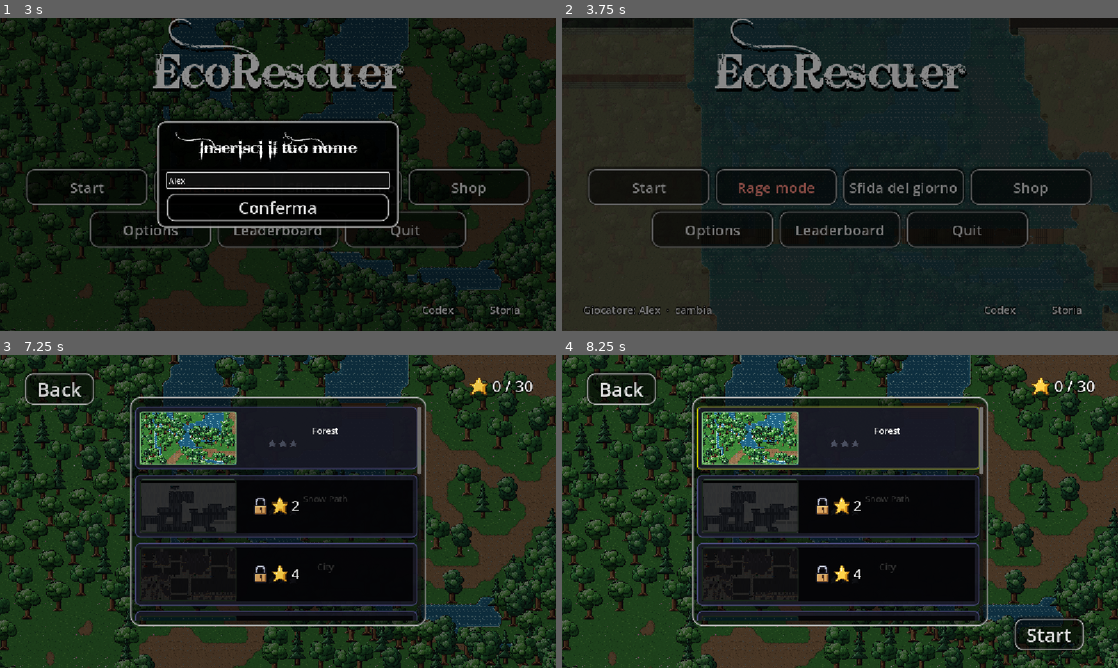
Above: before the commit, frames 1-4 (two rows, left to right).
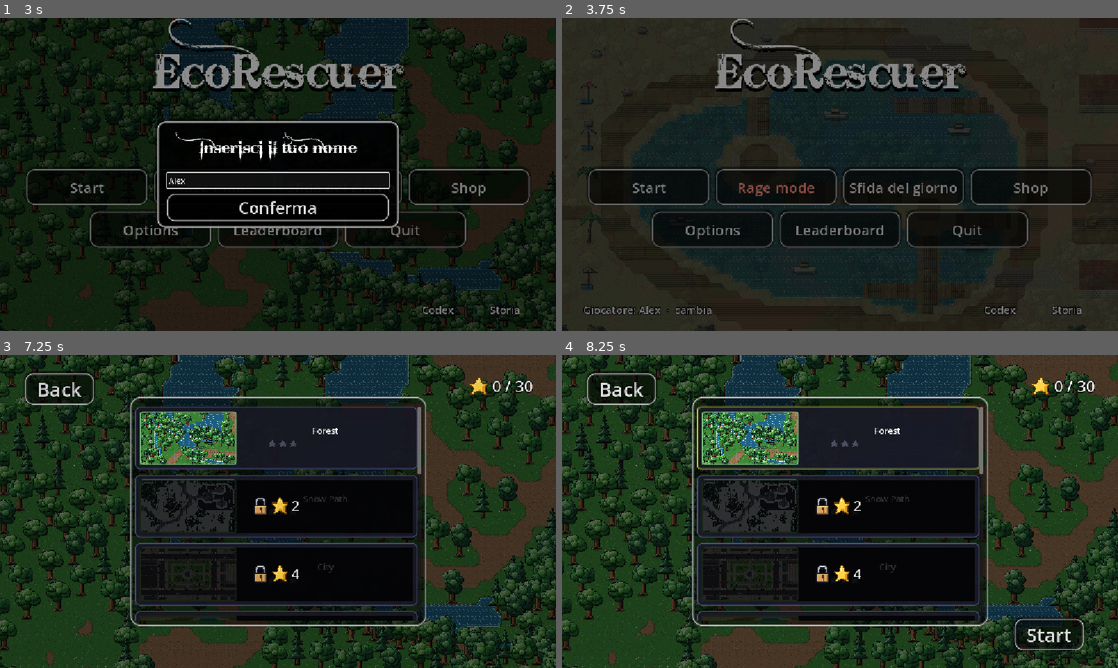
Above: after the commit, the same moments.

Repository: lporta1998-hub/EcoRescuer
Game: Godot game, scene res://main_menu.tscn
The game is run twice, just before and just after one commit, with the same random seed, the same clock (stepped at 60 frames per second) and the same inputs. Sound files missing from this copy of the repository are replaced by a short silence.
Inputs (mouse positions are in pixels of both pictures, inside the frame that each line leads up to):
- Up to frame 1 (3 s): click "Start" at 0.5 s; click (278, 180) at 1.27 s; type "Alex" at 1.35 s; click "Start" at 2 s; click "Rage mode" at 2.75 s
- Up to frame 2 (3.75 s): tap Enter (ui_accept) at 3.5 s; move the mouse to (962, 158) at 3.52 s; hold D (right) from 3.53 s (still down); hold Space (primary) from 3.53 s (still down); click (962, 158) at 3.67 s
- Up to frame 3 (7.25 s): tap Enter (ui_accept) at 3.77 s; release D (right) at 4.25 s; release Space (primary) at 4.25 s; drag from (166, 527) to (250, 574) at 4.27 s; click "Salta" at 5 s; click (216, 455) at 5.77 s; click "Conferma" at 6.5 s
- Up to frame 4 (8.25 s): move the mouse to (895, 442) at 7.27 s; hold D (right) 7.28-8 s; hold Space (primary) 7.28-8 s; click (840, 439) at 8.02 s

Frame 1 is identical in both runs. In frame 2, 14% of the frame differs, in the area x 0-100%, y 0-100%; in frame 3, 1.3%; in frame 4, 1.5%.

Commit message:
Redesign the City, Snow Path, Polluted Lake and AI DataCenter layouts
- City: 3x3 avenue grid with a central park (lawn, trees, fountain,
  benches), tower blocks, alleys, parking lots and a monument plaza.
- Snow Path: readable trail from the valley to the summit, with two
  cliff caves holding chests, a frozen lake with an island and a
  crystal glade.
- Polluted Lake: full redesign around a boardwalk ring, with islands,
  a north depot, a west beach bar, an east fishing village and a south
  dump with junk-heap props.
- AI DataCenter: lobby, spine and cross corridors, six themed halls and
  a core room; walls now use light steel tops and a hatched fill so
  they read clearly as walls.
- BuiltLevel: lawn overlay layer, ';' lawn and 'c' car/junk props.
- Generators, previews, menu backgrounds and chest costs updated.

Co-Authored-By: Claude Opus 5.5 <noreply@anthropic.com>

Diff:
--- a/Misc/Builder/built_level.gd
+++ b/Misc/Builder/built_level.gd
@@ -6,10 +6,12 @@
 ##
 ## Terrain:  .  floor        ,  path / plaza     _  special overlay
 ##           #  wall         ~  water / pool     =  bridge / walkway
+##           ;  lawn (only the themes with a <theme>_grass.png: the City park)
 ##           &  dense mass: forest, machinery, containers, junk (blocks, filled with big props)
 ##           o  decor A      O  decor B          (space = nothing)
 ## Props (sprites, y-sorted with the characters, they block at the base):
 ##           T  big prop     x  medium prop      X  small prop       b  boat (on water)
+##           c  the theme's special prop: parked cars (City), junk heaps (Polluted Lake)
 ## Things (they stand on floor):
 ##           P  player start     S  recycling station    D  secret dossier
 ##           B  trash bag        E  enemy                L  Elite enemy
@@ -68,10 +70,11 @@
 			"X": ["bush_0", "bush_1"], "&": ["tree_0", "tree_1", "tree_2", "tree_3"], "b": []},
 	"snow": {"T": ["pine_0", "pine_1", "pine_2"], "x": ["rock_0", "crystal_0", "crystal_1"], "X": ["crystal_0", "rock_0"],
 			"&": ["pine_0", "pine_1", "pine_2"], "b": []},
-	"city": {"T": ["street_tree_0", "street_tree_1", "lamp_0"], "x": ["bench_0", "dumpster_0", "dumpster_1", "car_0", "car_1"],
-			"X": ["hydrant_0", "lamp_0"], "&": ["street_tree_0", "street_tree_1"], "b": []},
+	"city": {"T": ["street_tree_0", "street_tree_1", "lamp_0"], "x": ["bench_0"],
+			"X": ["hydrant_0", "lamp_0", "dumpster_0", "dumpster_1"], "&": ["street_tree_0", "street_tree_1"], "b": [],
+			"c": ["car_0", "car_1"]},
 	"lake": {"T": ["palm_0", "palm_1", "umbrella_0", "umbrella_1"], "x": ["crates_0", "rock_0"], "X": ["bollard_0", "rock_0"],
-			"&": ["palm_0", "palm_1"], "b": ["boat_0"]},
+			"&": ["palm_0", "palm_1"], "b": ["boat_0"], "c": ["junk_0", "junk_1"]},
 	"datacenter": {"T": ["server_0", "server_1"], "x": ["console_0", "drum_0", "crates_0"], "X": ["drum_0", "crates_0"],
 			"&": ["server_0", "server_1"], "b": []},
 }
@@ -143,6 +146,9 @@
 	y_sort_enabled = true
 	var tiles := _make_tileset()
 	ground = _layer("Ground", tiles, -10)
+	var lawn: TileMapLayer = null
+	if ResourceLoader.exists("res://Misc/Builder/Tiles/%s_grass.png" % theme):
+		lawn = _layer("Lawn", _overlay_tileset("grass"), -9, false)
 	var water := _layer("Water", _overlay_tileset("water"), -9, false)
 	var path := _layer("Path", _overlay_tileset("path"), -8, false)
 	walls = _layer("Walls", tiles, -7)
@@ -206,6 +212,8 @@
 	_add_extras()
 	_fill_overlay(water, w, _is_water)
 	_fill_overlay(path, w, _is_path)
+	if lawn:
+		_fill_overlay(lawn, w, _is_lawn)
 	if sub_area:
 		_own_children()
 		return
@@ -330,15 +338,24 @@
 
 
 func _is_path(x: int, y: int) -> bool:
+	return _covered(x, y, [",", "_"])
+
+
+func _is_lawn(x: int, y: int) -> bool:
+	return _covered(x, y, [";"])
+
+
+## True on the overlay's own cells, and under things and props standing among
+## them (a tree on the lawn, a coin on a plaza keep the ground under them).
+func _covered(x: int, y: int, own: Array) -> bool:
 	var c := _char(x, y)
-	if c == "," or c == "_":
+	if c in own:
 		return true
-	if c in [".", "#", "~", "=", "&", " ", "b"]:
+	if c in [".", ",", "_", ";", "#", "~", "=", "&", " ", "b"]:
 		return false
-	# things and props standing on a plaza keep the plaza under them
 	var n := 0
 	for d in [Vector2i(1, 0), Vector2i(-1, 0), Vector2i(0, 1), Vector2i(0, -1)]:
-		if _char(x + d.x, y + d.y) in [",", "_"]:
+		if _char(x + d.x, y + d.y) in own:
 			n += 1
 	return n >= 2
 
@@ -347,7 +364,7 @@
 	var set_: Dictionary = PROPS.get(theme, {})
 	var key := ""
 	var jitter := Vector2.ZERO
-	if ch in ["T", "x", "X", "b"]:
+	if ch in ["T", "x", "X", "b", "c"]:
 		key = ch
 	elif ch == "&":
 		# keep the crates of a secret passage in sight: no canopy over them
@@ -374,14 +391,14 @@
 	s.offset = Vector2(-floorf(tex.get_width() / 2.0), -tex.get_height() + 3)
 	s.position = Vector2(x * TILE + TILE / 2.0, y * TILE + 14) + jitter
 	add_child(s)
-	if key in ["T", "x", "X"]:
+	if key in ["T", "x", "X", "c"]:
 		# block only at the base, so you can walk behind the canopy / top
 		var body := StaticBody2D.new()
 		body.collision_layer = 2
 		body.collision_mask = 0
 		var shape := CollisionShape2D.new()
 		var rect := RectangleShape2D.new()
-		var wide := 0.8 if theme == "harbor" and key == "T" else 0.45
+		var wide := 0.8 if (theme == "harbor" and key == "T") or key == "c" else 0.45
 		rect.size = Vector2(clampf(tex.get_width() * wide, 10.0, 40.0), 10.0)
 		shape.shape = rect
 		shape.position = Vector2(0, -4)
Not shown, changed: Levels/Ai DataCenter_level/map.txt
Not shown, changed: Levels/BeachLevel/map.txt
Not shown, changed: Levels/City_level/map.txt
Not shown, changed: Levels/SnowPathLevel/map.txt
Binary file changed: Menu/Background/Citybg.png
Binary file changed: Menu/Background/Datacenter.PNG
Binary file changed: Menu/Background/Immagine 2026-02-21 155216.png
Binary file changed: Menu/Background/SnowPathBG.png
Binary file added: Misc/Builder/Props/lake/junk_0.png
Not shown, added: Misc/Builder/Props/lake/junk_0.png.import
Binary file added: Misc/Builder/Props/lake/junk_1.png
Not shown, added: Misc/Builder/Props/lake/junk_1.png.import
(and 4 more such lines)
